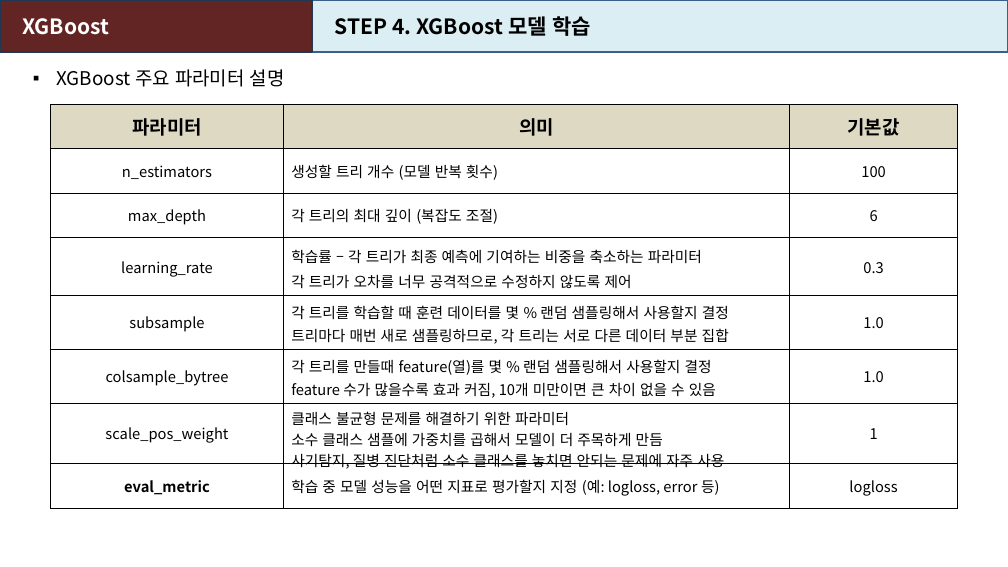
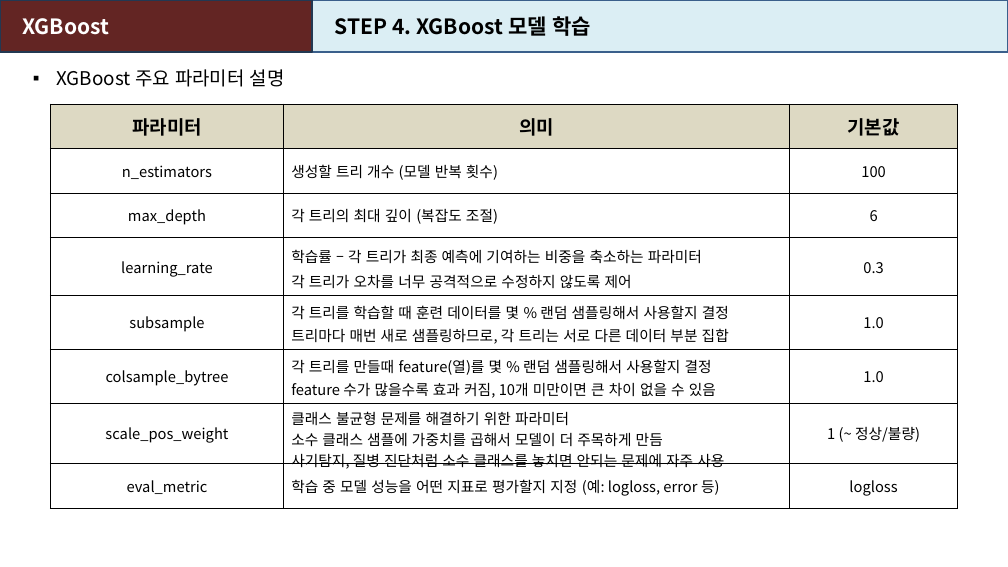
Before and after one commit to heartcom/Linux-Program, a slide deck: slide 106 of 강의자료_머신러닝_인공지능(2606).pptx (slide 105 before the commit). Drawn at 1008x567 pixels with LibreOffice and Linux fonts; fonts in the diff are those of the drawing. Boxes give left, top, right and bottom in pixels: in the first picture for what was removed or moved away, otherwise in the second. Text is boxed around its words. In the diff, an @@ line names an element or a change of style, - is before the commit and + after.

```diff
--- a/강의자료_머신러닝_인공지능(2606).pptx
+++ b/강의자료_머신러닝_인공지능(2606).pptx
@@ table at box(51, 104, 958, 501) @@
-row 7, column 3: 1
+row 7, column 3: 1 (~ 정상/불량)
@@ bold off in "eval_metric" @@
```
Also in this commit, not shown: 11 other slides changed, 51 slides added.
